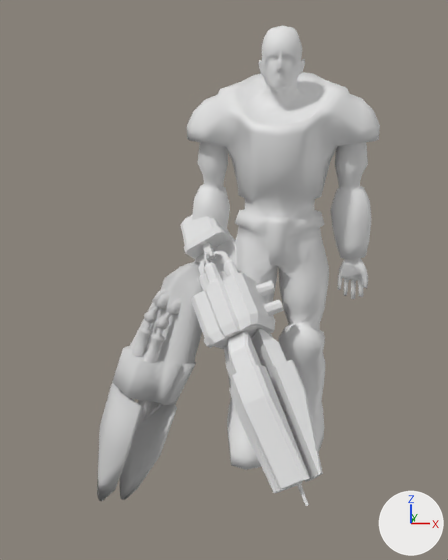
The Blender file Tools/Models/Players/commander.blend: old version first, new version second.
The view is the same before and after, from a 50 mm camera at (4.4, -91.1, 26.6) aimed at (-7.3, -4.4, 5.7). The axes (+X, +Y, +Z) are drawn at lower right. The lights are the same throughout.

The first picture shows 'beamgun', 'commander', 'newviolator'.
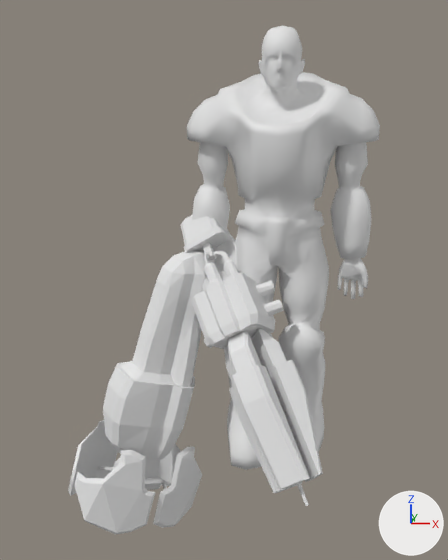
Location of each change, [x1, y1, x2, y2] in pixels of the pictures (448 x 560 px):
'minderaser', added
    after: [68, 250, 218, 535]
'beamgun', hidden
    before: [97, 262, 206, 501]

Diff of the bpy script that builds the scene:
```diff
--- a/Tools/Models/Players/commander.blend.py
+++ b/Tools/Models/Players/commander.blend.py
@@ mat_none_minderaser_jpg @@
+mat_none_minderaser_jpg = diffuse_material('None_minderaser.jpg')
+mat_none_minderaser_jpg.base_color = (0.8, 0.8, 0.8)  # white #e7e7e7
@@ me_minderaser @@
+me_minderaser.from_pydata(...)  # 454 vertices, 436 faces; spans x -1.2..107.2, y -32.4..17.2, z 2.6..54.4
+me_minderaser.materials.append(mat_none_minderaser_jpg)  # its picture is missing
@@ ob_beamgun @@
 ob_beamgun.scale = (0.939, 0.939, 0.939)
+ob_beamgun.hide_viewport = True
@@ ob_minderaser @@
+ob_minderaser = bpy.data.objects.new('minderaser', me_minderaser)
+ob_minderaser.location = (4.3, 1.1, 0.6)
+ob_minderaser.rotation_euler = (2.378, -4.228, -0.119)  # degrees (136, -242, -6.8)
+ob_minderaser.scale = (0.415, 0.415, 0.415)
```
